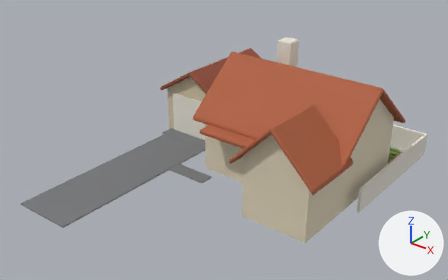
An edit to the glTF model public/models/house.glb, drawn before and after from the same camera.
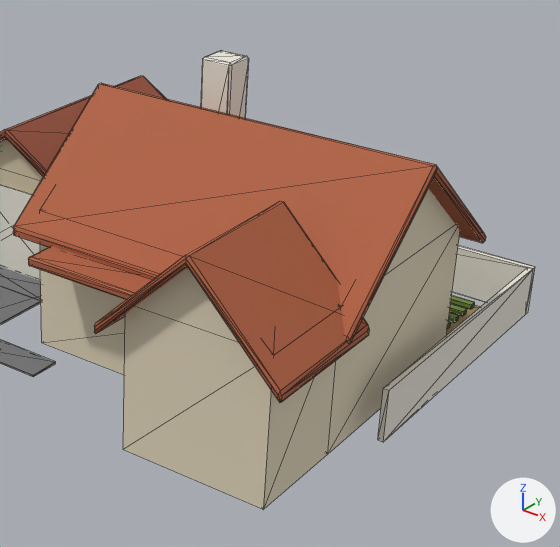
Each version appears first whole from a camera (50 mm lens) standing at (15.2, -19.59, 13.81) and looking at (-0.04, -0.54, 2.0), and next in a close-up on the part from 42% to 98% of the width and 5% to 93% of the height. The lights are fixed; the arrows at lower right show +X, +Y and +Z. The older version's two pictures come first. The close-ups show mesh edges as thin lines. Vertices at exactly the same position are counted once.

Objects in the first close-up: 'house'.
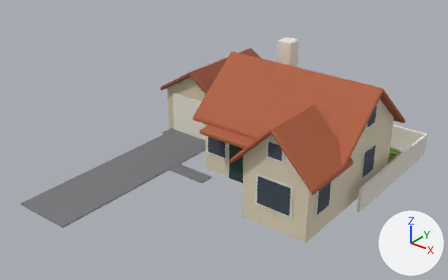
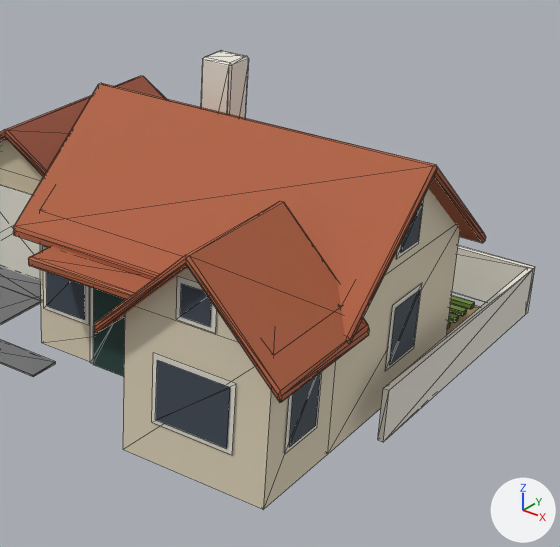
What changed in the scene script:
```text
Add mat_td_door:
    mat_td_door = principled_material('td_door')
    mat_td_door.base_color = (0.0685, 0.0343, 0.0232)  # brown #4a342a
    mat_td_door.roughness = 0.8
Add mat_win_home:
    mat_win_home = principled_material('win_home')
    mat_win_home.base_color = (0.0529, 0.0704, 0.0931)  # greyish blue #414b56
    mat_win_home.roughness = 0.8
Add mat_td_door_g:
    mat_td_door_g = principled_material('td_door_g')
    mat_td_door_g.base_color = (0.0203, 0.0578, 0.0482)  # dark cyan #27443e
    mat_td_door_g.roughness = 0.8
Change me_house:
    used by ob_house; location = (0.0, 0.0, 0.0)
    remove me_house.from_pydata(...)  # 286 vertices, 504 faces; spans x -6.1..6.0, y -7.5..7.5, z 0.0..5.7
    add me_house.from_pydata(...)  # 390 vertices, 556 faces; spans x -6.1..6.0, y -7.5..7.5, z 0.0..5.7
    me_house part 1
    64 vertices are added at x -1.5..5.5, y -2.5..4.7, z 0.0..4.2
    28 new vertices lie (0.0, 0.0, 1.3) away from vertices in x -1.5..5.5, y -2.5..4.7, z 0.9
    6 new vertices lie (1.0, 0.0, 0.0) away from vertices in x -0.4..1.3, y -0.3..4.6, z 0.0..2.2
    6 new vertices lie (0.8, 0.0, 0.0) away from vertices in x -0.3..3.5, y -2.4..4.7, z 0.0..3.8
    26 new faces join them, mat_res_trim (white #ece8dc)
    2 new faces join them, mat_td_door_g (dark cyan #27443e)
    22 new faces join them, mat_win_home (greyish blue #414b56)
    2 new faces join them, mat_td_door (brown #4a342a)
    add me_house.materials.append(mat_td_door_g)  # dark cyan #27443e
    add me_house.materials.append(mat_win_home)  # greyish blue #414b56
    add me_house.materials.append(mat_td_door)  # brown #4a342a
```

Location of each change, (x1, y1, x2, y2) in pixels of the close-ups (560 x 547 px):
part 1 of me_house, added: after (43, 198, 424, 455)
